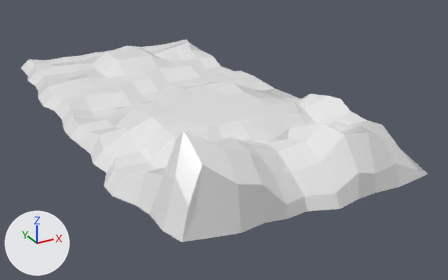
Before and after pictures for a commit that changed the FBX model Assets/MobileARTemplateAssets/Terrain/Terrain.fbx.
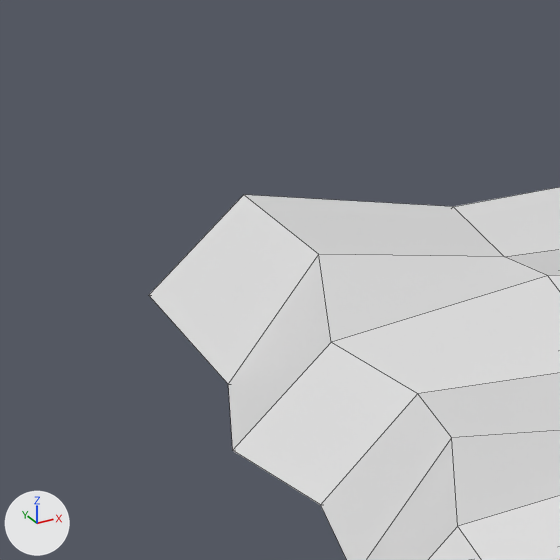
Old and new are each drawn whole from a 50 mm lens placed at (-75.5, -168.3, 69.1), pointed at (7.6, -17.1, -6.5) and again close up on the part from 2% to 12% of the width and 15% to 32% of the height. Lighting does not change. The marker at lower left points along +X, +Y and +Z. The close-ups show mesh edges as thin lines. Where no turn or scale is listed for an object, it has been applied to the vertices.

Objects in the first close-up: 'Terrain'.
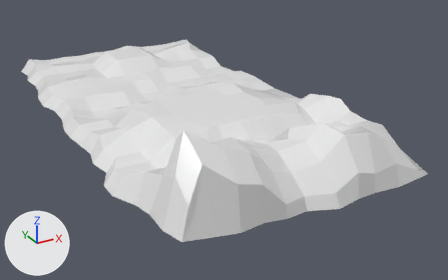
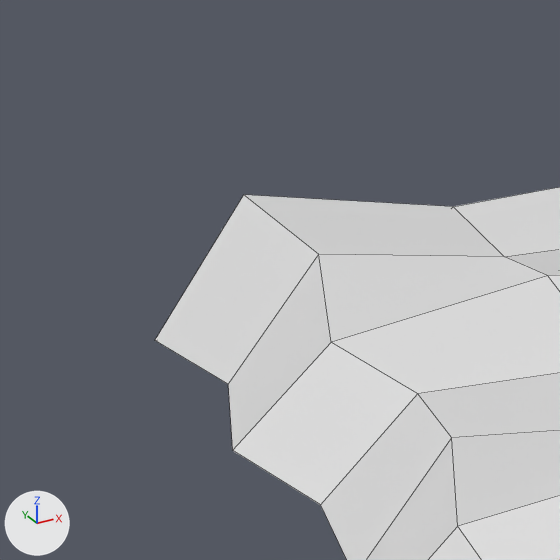
The newer file is also rescaled (x5.627), turned or shifted as a whole; pictures and numbers use the older file's frame.

Boxes (x1, y1, x2, y2) around the edits, measured in the close-ups (560 x 560 px):
'Terrain', reshaped
    before: (149, 187, 560, 560)
    after: (155, 187, 560, 560)
part 1 of me_mesh, cut back
    before: (149, 195, 318, 384)
    after: (155, 195, 318, 384)

What changed in the scene script:
```text
Change me_mesh:
    used by ob_terrain; location = (0.0, 0.0, 0.0)
    remove me_mesh.from_pydata(...)  # 462 vertices, 460 faces; spans x -37.6..36.8, y -73.5..62.8, z -2.4..19.1
    add me_mesh.from_pydata(...)  # 291 vertices, 260 faces; spans x -37.6..36.8, y -73.5..62.8, z -2.4..19.1
    me_mesh part 1
    173 vertices are removed from x -26.0..27.7, y -67.1..61.8, z -2.3..11.5
    204 faces are deleted
    1 vertex moves from x -34.6, y 62.1, z 1.2 to x -34.6, y 62.1, z -0.3
    2 vertices are added at (-6.9, 61.8, -0.1), (7.0, 61.8, 0.1)
    4 new faces join them
```
